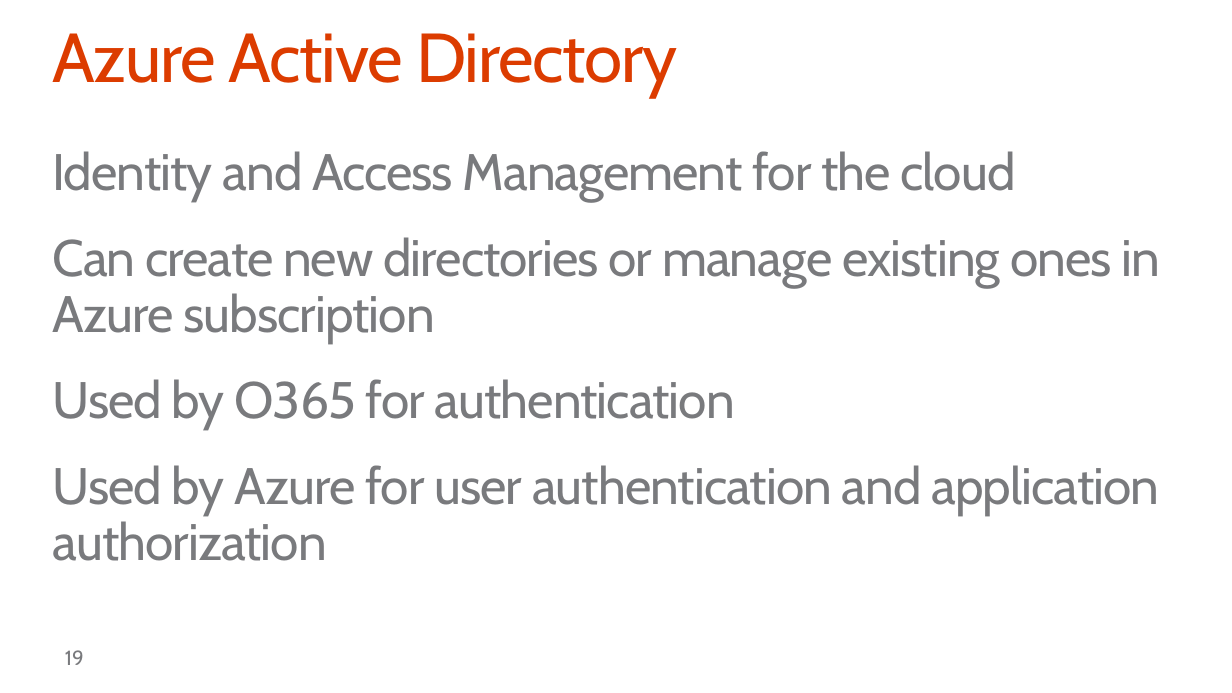
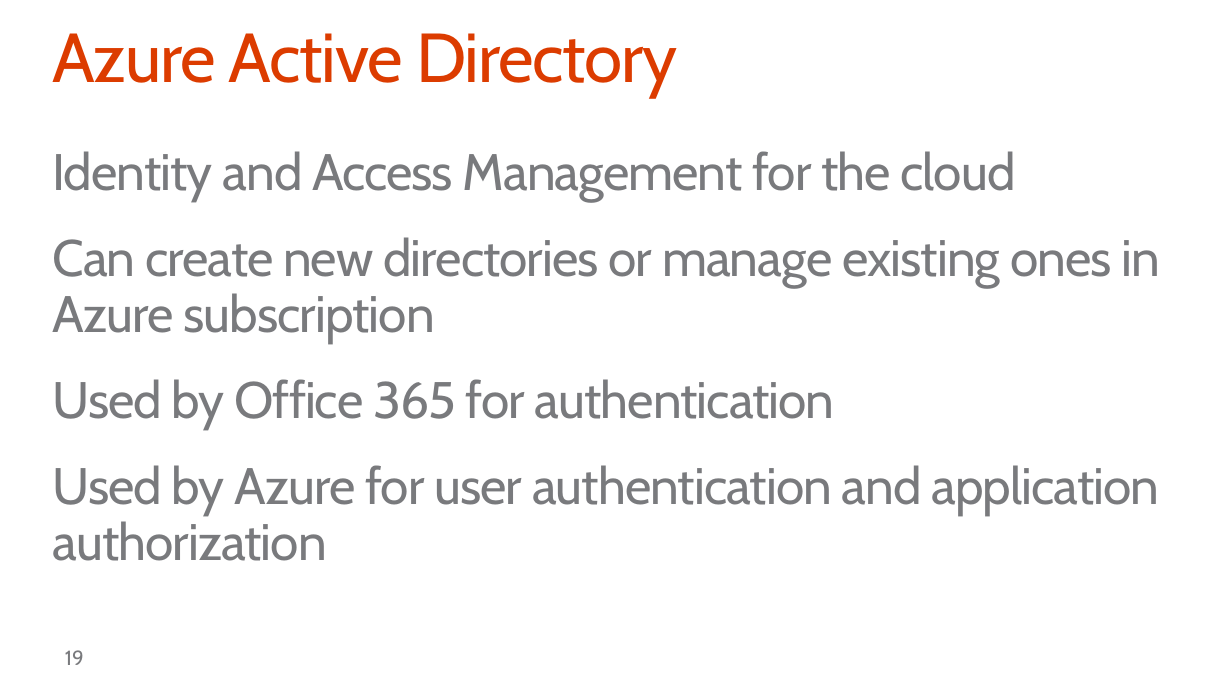
Before and after one commit to stinethebean/DevCampTraining, a slide deck: slide 19 of 02.Setting up the Environments/02.Setting up the Environments.pptx. Drawn at 1232x693 pixels with LibreOffice and Linux fonts; fonts in the diff are those of the drawing; background and template pictures are left out. Boxes give left, top, right and bottom in pixels: in the first picture for what was removed or moved away, otherwise in the second. Text is boxed around its words. In the diff, an @@ line names an element or a change of style, - is before the commit and + after.

```diff
--- a/02.Setting up the Environments/02.Setting up the Environments.pptx
+++ b/02.Setting up the Environments/02.Setting up the Environments.pptx
@@ text at (52, 379, 835, 429): text changed @@
-Used by O365 for authentication
+Used by Office 365 for authentication
```
Also in this commit, not shown: 5 other slides changed, 1 other file.
